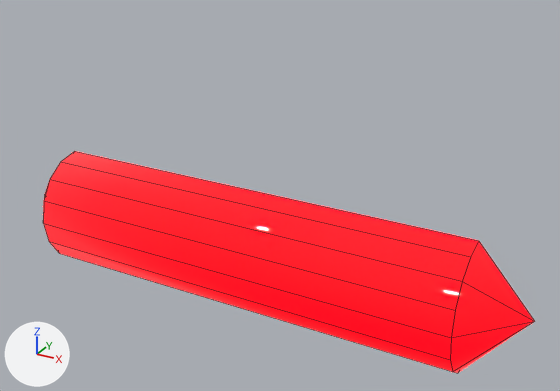
One commit to the FBX model Assets/BlenderAssets/GeneratorSwitch/TowerUp_SwitchOffLight.fbx: the scene before it, then after it.
Camera for both pictures: a 50 mm lens placed at (0.173, -0.262, -0.182), pointed at (0.018, 0.019, -0.323). Arrows for +X, +Y and +Z are at lower left; the lights stay in place. The older version comes first. Mesh edges are drawn as thin lines.

The scene before the commit, as lines of its bpy script (objects in view):
```python
me_switchlight_001 = bpy.data.meshes.new('SwitchLight.001')
me_switchlight_001.from_pydata(...)  # 20 vertices, 16 faces; spans x -0.134..0.134, y -0.004..0.024, z -0.386..-0.325
me_switchlight_001.materials.append(mat_redlight)  # red #e70006, glowing red #ff0007
ob_switchofflight = bpy.data.objects.new('SwitchOffLight', me_switchlight_001)
ob_switchofflight.location = (0.0, 0.0, 0.0)
```
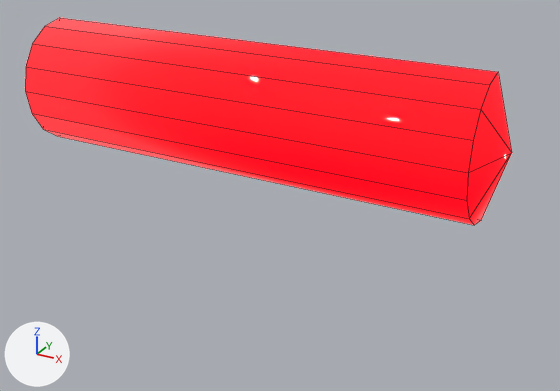
Patch to the scene script:
```diff
--- a/Assets/BlenderAssets/GeneratorSwitch/TowerUp_SwitchOffLight.fbx.py
+++ b/Assets/BlenderAssets/GeneratorSwitch/TowerUp_SwitchOffLight.fbx.py
@@ me_switchlight_001 @@
 # used by ob_switchofflight; location = (0.0, 0.0, 0.0)
-me_switchlight_001.from_pydata(...)  # 20 vertices, 16 faces; spans x -0.134..0.134, y -0.004..0.024, z -0.386..-0.325
+me_switchlight_001.from_pydata(...)  # 20 vertices, 16 faces; spans x -0.117..0.117, y -0.004..0.024, z -0.316..-0.255
+# me_switchlight_001 part 1: the 1 vertex in x 0.134, y 0.024, z -0.356 is moved by (-0.017, 0.0, 0.07)
+# me_switchlight_001 part 2: all 18 vertices in x -0.108..0.108, y -0.004..0.024, z -0.386..-0.325 are moved by (0.0, 0.0, 0.07)
+# other edits to the shape of me_switchlight_001 do not show in these pictures
 me_switchlight_001.materials.append(mat_redlight)
```

Changed parts and their boxes [x1, y1, x2, y2] in the pictures (560 x 391 px; the box of a moved part takes in the faces that stretch with it):
'SwitchOffLight', reshaped (7% shorter)
    before: [43, 151, 534, 373]
    after: [25, 18, 512, 225]
part 1 of me_switchlight_001, moved or reshaped
    before: [450, 241, 534, 373]
    after: [467, 73, 512, 225]
part 2 of me_switchlight_001, moved or reshaped
    before: [43, 151, 478, 371]
    after: [25, 18, 498, 225]
